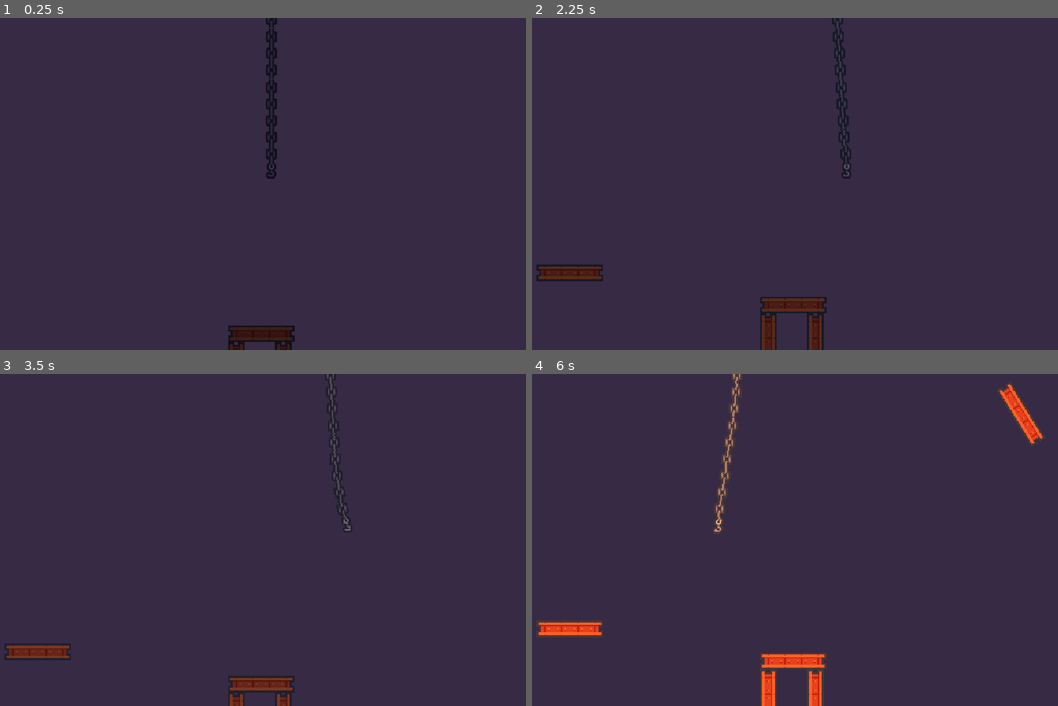
Above: before the commit, frames 1-4 (two rows, left to right).
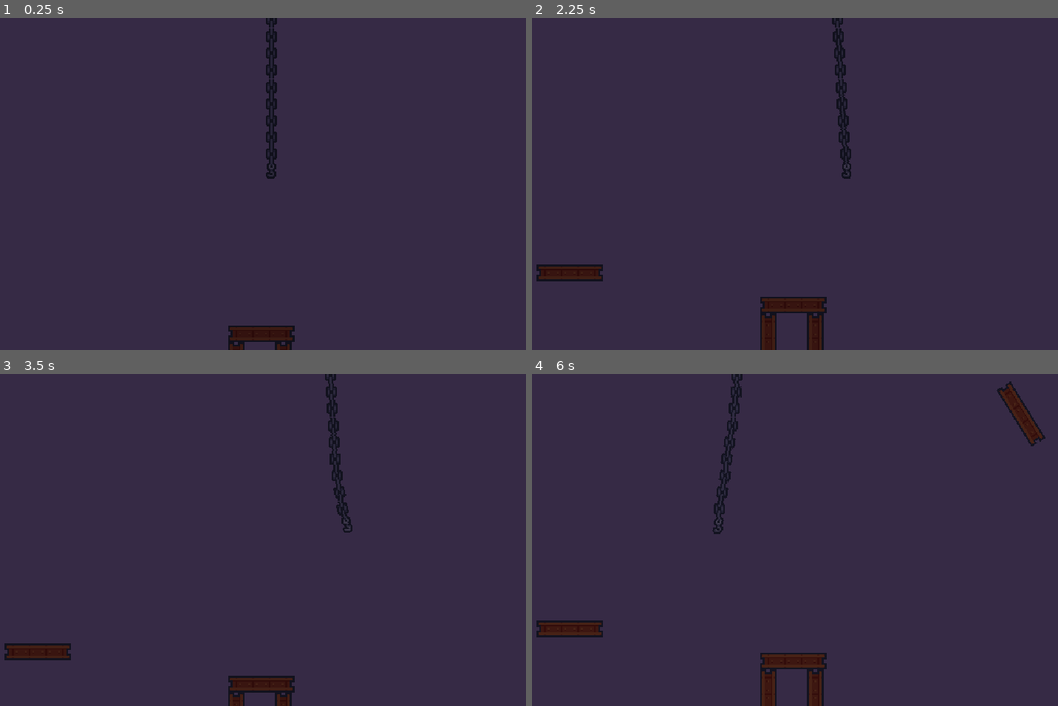
Above: after the commit, the same moments.

Repository: HeadPanda/tower-crane
Game: Godot game, scene res://scenes/main_scenes/level.tscn
Same seed, same stepped clock (60 frames per second), same inputs: the game is played once before the commit and once after it. Sound files missing from this copy of the repository are replaced by a short silence.
Inputs:
- Up to frame 1 (0.25 s): no input
- Up to frame 2 (2.25 s): tap Enter at 0.5 s; hold D (move_right) 0.53-1.28 s; tap Space (attach) at 0.6, 1.35, 2.1 s; hold Ctrl (move_down) 1.28-2.03 s; hold D (move_right) from 2.03 s (still down)
- Up to frame 3 (3.5 s): release D (move_right) at 2.78 s; hold Shift (move_up) from 2.78 s (still down); tap Space (attach) at 2.85 s
- Up to frame 4 (6 s): release Shift (move_up) at 3.53 s; hold A (move_left) 3.53-5.03 s; tap Space (attach) every 0.75 s from 3.6 to 5.85 s; hold Ctrl (move_down) 5.03-5.78 s; hold D (move_right) from 5.78 s (still down)

The runs differ from the first frame. In frame 3, 1.3% of the frame differs, in the area x 1-67%, y 0-100%; in frame 4, 3.4%, in the area x 0-98%, y 0-100%.

Commit message:
Add music

Diff:
--- a/default_bus_layout.tres
+++ b/default_bus_layout.tres
@@ -11,17 +11,17 @@
 bus/1/solo = false
 bus/1/mute = false
 bus/1/bypass_fx = false
-bus/1/volume_db = -5.32994
+bus/1/volume_db = -0.128275
 bus/1/send = &"Master"
 bus/2/name = &"Music"
 bus/2/solo = false
 bus/2/mute = false
 bus/2/bypass_fx = false
-bus/2/volume_db = -6.5751
+bus/2/volume_db = -23.3437
 bus/2/send = &"Master"
 bus/3/name = &"Ambience"
 bus/3/solo = false
 bus/3/mute = false
 bus/3/bypass_fx = false
-bus/3/volume_db = -5.93075
+bus/3/volume_db = -2.51026
 bus/3/send = &"Master"
--- a/scenes/ambience/ambience_manager.gd
+++ b/scenes/ambience/ambience_manager.gd
@@ -9,9 +9,14 @@
 	NIGHT
 }
 
+@export_group("Audio")
+@export var music_tracks_day: Array[AudioStream]
+@export var music_tracks_night: Array[AudioStream]
+@export_range(0, 1.0, 0.05) var chance_to_play_music: float = 0.50
+
 @export_group("Day Night Cycle")
 @export var day_night_gradient: Gradient
-@export var day_length_minutes := 0.5
+@export var day_length_minutes := 3.0
 @export var day_start := 0.2
 @export var day_end := 0.75
 
@@ -24,12 +29,12 @@
 				current_track.volume_db = current_track_base_vol
 			current_track = value
 			current_track_base_vol = value.volume_db
-			print("track: ", current_track, current_track_base_vol)
 var current_track_base_vol: float = 0.0
 
 @onready var day_modulator: CanvasModulate = $CanvasModulate
 @onready var ambient_tracks_day: Array[Node] = $AmbientTracksDay.get_children()
 @onready var ambient_tracks_night: Array[Node] = $AmbientTracksNight.get_children()
+@onready var music_player: AudioStreamPlayer = $MusicPlayer
 
 
 func _process(delta: float) -> void:
@@ -65,6 +70,8 @@
 
 
 func fade_in_audio(audio_player: AudioStreamPlayer, start_vol: float = -5.0, end_vol: float = 0, time: float = 5.0) -> void:
+	if audio_player is not AudioStreamPlayer:
+		return
 	var tween = get_tree().create_tween()
 	audio_player.volume_db = start_vol
 	audio_player.play()
@@ -82,9 +89,29 @@
 		callback.call()
 
 
+func play_music_randomly() -> void:
+	reset_music_player()
+	if randf() <= chance_to_play_music:
+		var is_day = current_time_state == Time_States.DAY
+		var track_list: Array[AudioStream] = music_tracks_day if is_day else music_tracks_night
+
+		if track_list.size() > 0:
+			var new_track = track_list.pick_random()
+			music_player.stream = new_track
+			fade_in_audio(music_player, -50.0, 0, 10.0)
+
+
+func reset_music_player() -> void:
+	music_player.stop()
+	music_player.stream = null
+	music_player.volume_db = 0
+
+
 func _on_day() -> void:
 	fade_out_audio(current_track, -80.0, 5.0, play_ambience)
+	fade_out_audio(music_player, -50.0, 10.0, play_music_randomly)
 
 
 func _on_night() -> void:
 	fade_out_audio(current_track, -80.0, 5.0, play_ambience)
+	fade_out_audio(music_player, -50.0, 10.0, play_music_randomly)
--- a/scenes/ambience/ambience_manager.tscn
+++ b/scenes/ambience/ambience_manager.tscn
@@ -1,10 +1,18 @@
-[gd_scene load_steps=7 format=3 uid="uid://cp1mkyswu7kie"]
+[gd_scene load_steps=15 format=3 uid="uid://cp1mkyswu7kie"]
 
 [ext_resource type="Script" uid="uid://c50hr1nlpy2w5" path="res://scenes/ambience/ambience_manager.gd" id="1_nhkmr"]
 [ext_resource type="AudioStream" uid="uid://bn4w0d0qxjf5b" path="res://assets/audio/ambience/bird-park-ambience-74610.mp3" id="2_o2l6l"]
 [ext_resource type="AudioStream" uid="uid://cxdh6p0ltlf51" path="res://assets/audio/ambience/cavewind-ambience-271124.mp3" id="3_jb7kt"]
 [ext_resource type="AudioStream" uid="uid://c2u73056xd1ij" path="res://assets/audio/ambience/wind-ambience-14720.mp3" id="4_137pv"]
 [ext_resource type="AudioStream" uid="uid://cs38j84vcpp5" path="res://assets/audio/ambience/night-ambience-17064.mp3" id="5_137pv"]
+[ext_resource type="AudioStream" uid="uid://djp3jo0ch8djd" path="res://assets/audio/music/alkakrab_piano/Piano Instrumental 1.mp3" id="6_sij5o"]
+[ext_resource type="AudioStream" uid="uid://citqwao3lnfop" path="res://assets/audio/music/alkakrab_piano/Piano Instrumental 4.mp3" id="7_6kj07"]
+[ext_resource type="AudioStream" uid="uid://ca4taa8dyiipm" path="res://assets/audio/music/alkakrab_piano/Piano Instrumental 2.mp3" id="7_o64vd"]
+[ext_resource type="AudioStream" uid="uid://orgb2nno2ns1" path="res://assets/audio/music/alkakrab_piano/Piano Instrumental 5.mp3" id="8_1eupf"]
+[ext_resource type="AudioStream" uid="uid://dorgd6bm3o8vm" path="res://assets/audio/music/alkakrab_piano/Piano Instrumental 3.mp3" id="8_42mr0"]
+[ext_resource type="AudioStream" uid="uid://tarytukaq0ns" path="res://assets/audio/music/alkakrab_piano/Piano Instrumental 7.mp3" id="9_1o7ic"]
+[ext_resource type="AudioStream" uid="uid://d16jdk4fst10x" path="res://assets/audio/music/alkakrab_piano/Piano Instrumental 6.mp3" id="9_o64vd"]
+[ext_resource type="AudioStream" uid="uid://ukgehnti6tr4" path="res://assets/audio/music/alkakrab_piano/Piano Instrumental 8.mp3" id="10_42mr0"]
 
 [sub_resource type="Gradient" id="Gradient_jb7kt"]
 offsets = PackedFloat32Array(0, 0.103896, 0.207792, 0.316017, 0.593074, 1)
@@ -12,6 +20,8 @@
 
 [node name="AmbienceManager" type="Node2D"]
 script = ExtResource("1_nhkmr")
+music_tracks_day = Array[AudioStream]([ExtResource("6_sij5o"), ExtResource("7_6kj07"), ExtResource("8_1eupf"), ExtResource("9_o64vd"), ExtResource("10_42mr0")])
+music_tracks_night = Array[AudioStream]([ExtResource("7_o64vd"), ExtResource("8_42mr0"), ExtResource("9_1o7ic")])
 day_night_gradient = SubResource("Gradient_jb7kt")
 
 [node name="CanvasModulate" type="CanvasModulate" parent="."]
@@ -29,19 +39,28 @@
 
 [node name="CaveWind" type="AudioStreamPlayer" parent="AmbientTracksDay"]
 stream = ExtResource("3_jb7kt")
+volume_db = -5.0
 bus = &"Ambience"
 
 [node name="Wind" type="AudioStreamPlayer" parent="AmbientTracksDay"]
 stream = ExtResource("4_137pv")
-volume_db = 12.0
+volume_db = 10.0
 bus = &"Ambience"
 
 [node name="AmbientTracksNight" type="Node2D" parent="."]
+
+[node name="WindNight" type="AudioStreamPlayer" parent="AmbientTracksNight"]
+stream = ExtResource("4_137pv")
+volume_db = 10.0
+bus = &"Ambience"
 
 [node name="NightCrickets" type="AudioStreamPlayer" parent="AmbientTracksNight"]
 stream = ExtResource("5_137pv")
 volume_db = -5.0
 bus = &"Ambience"
 
+[node name="MusicPlayer" type="AudioStreamPlayer" parent="."]
+bus = &"Music"
+
 [connection signal="day" from="." to="." method="_on_day"]
 [connection signal="night" from="." to="." method="_on_night"]
--- a/scenes/crane/crane.gd
+++ b/scenes/crane/crane.gd
@@ -122,7 +122,7 @@
 	switch_direction_sfx.stop()
 	await get_tree().create_timer(0.2).timeout
 	var tween = get_tree().create_tween()
-	tween.tween_property(switch_direction_sfx, "volume_db", -20, 0.15)
+	tween.tween_property(switch_direction_sfx, "volume_db", -30, 0.15)
 	switch_direction_sfx.play()
 
 
--- a/scenes/crane/crane.tscn
+++ b/scenes/crane/crane.tscn
@@ -270,7 +270,7 @@
 
 [node name="SwitchDirectionSFX" type="AudioStreamPlayer2D" parent="SFX"]
 stream = ExtResource("6_0cdm1")
-volume_db = -20.0
+volume_db = -25.0
 pitch_scale = 0.4
 bus = &"SFX"
 
Not shown, added: assets/audio/music/alkakrab_piano/Piano Instrumental 1.mp3.import
Not shown, added: assets/audio/music/alkakrab_piano/Piano Instrumental 2.mp3.import
Not shown, added: assets/audio/music/alkakrab_piano/Piano Instrumental 3.mp3.import
Not shown, added: assets/audio/music/alkakrab_piano/Piano Instrumental 4.mp3.import
Not shown, added: assets/audio/music/alkakrab_piano/Piano Instrumental 5.mp3.import
Not shown, added: assets/audio/music/alkakrab_piano/Piano Instrumental 6.mp3.import
Not shown, added: assets/audio/music/alkakrab_piano/Piano Instrumental 7.mp3.import
Not shown, added: assets/audio/music/alkakrab_piano/Piano Instrumental 8.mp3.import
Not shown, added: assets/audio/music/alkakrab_piano/Piano Instrumental 1.mp3
Not shown, added: assets/audio/music/alkakrab_piano/Piano Instrumental 2.mp3
Not shown, added: assets/audio/music/alkakrab_piano/Piano Instrumental 3.mp3
Not shown, added: assets/audio/music/alkakrab_piano/Piano Instrumental 4.mp3
(and 4 more such lines)
